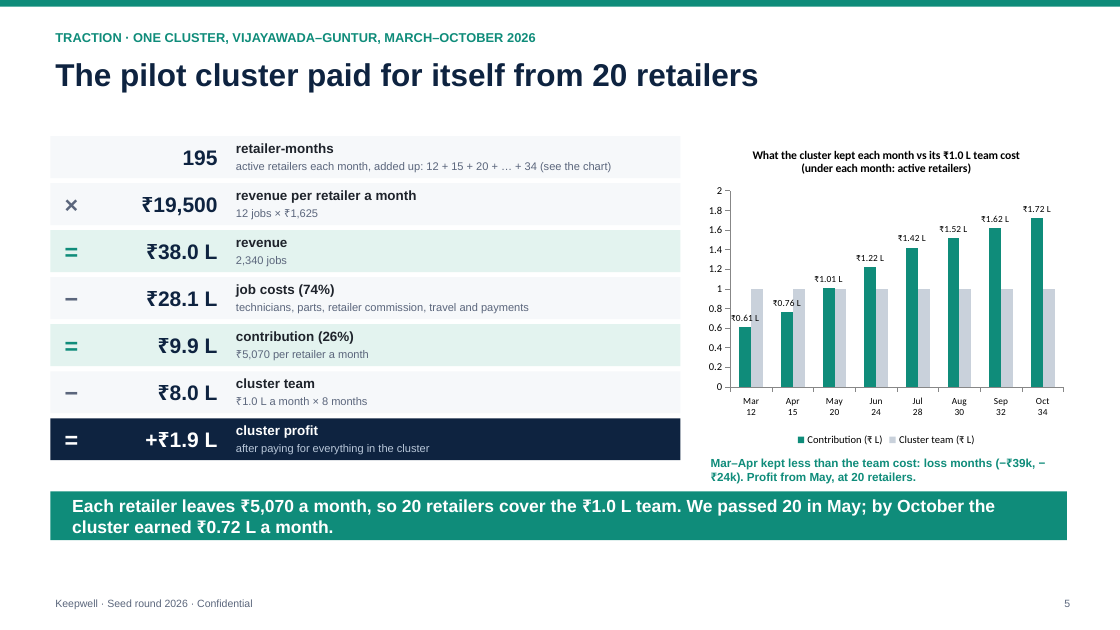
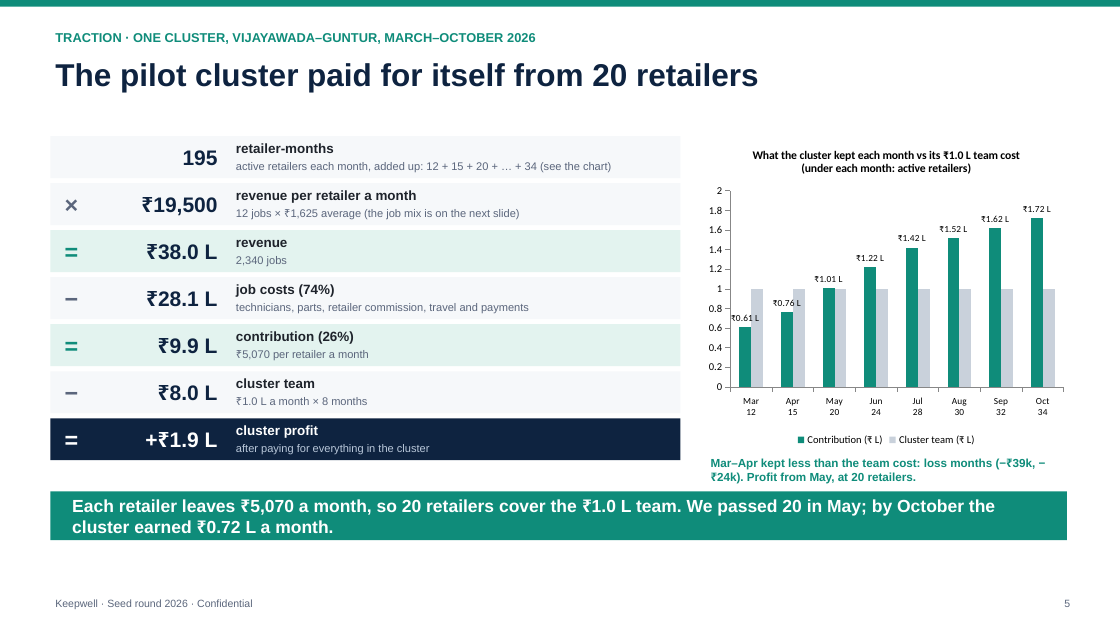
Before and after one commit to PrathyushaKalluri/keepwell, a slide deck: slide 5 of pitch_v2/deck/Keepwell_Seed_Deck.pptx. Drawn at 1120x630 pixels with LibreOffice and Linux fonts; fonts in the diff are those of the drawing. Boxes give left, top, right and bottom in pixels: in the first picture for what was removed or moved away, otherwise in the second. Text is boxed around its words. In the diff, an @@ line names an element or a change of style, - is before the commit and + after.

```diff
--- a/pitch_v2/deck/Keepwell_Seed_Deck.pptx
+++ b/pitch_v2/deck/Keepwell_Seed_Deck.pptx
@@ text at box(236, 209, 519, 220): text changed @@
-12 jobs × ₹1,625
+12 jobs × ₹1,625 average (the job mix is on the next slide)
```
Also in this commit, not shown: 2 other slides changed, 18 other files.
